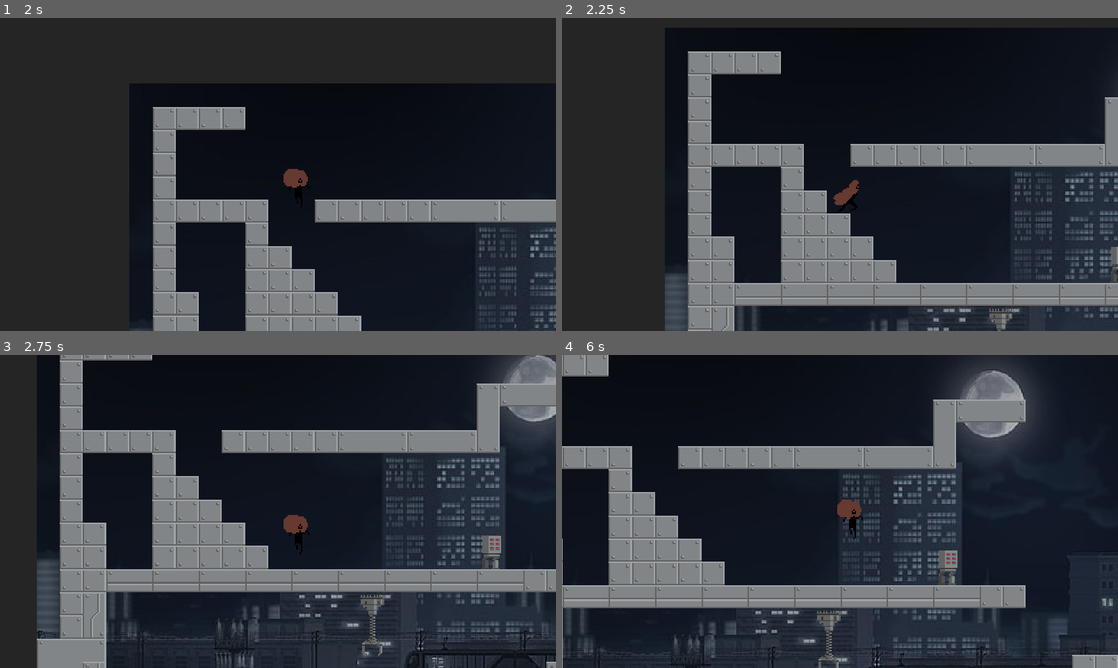
Above: before the commit, frames 1-4 (two rows, left to right).
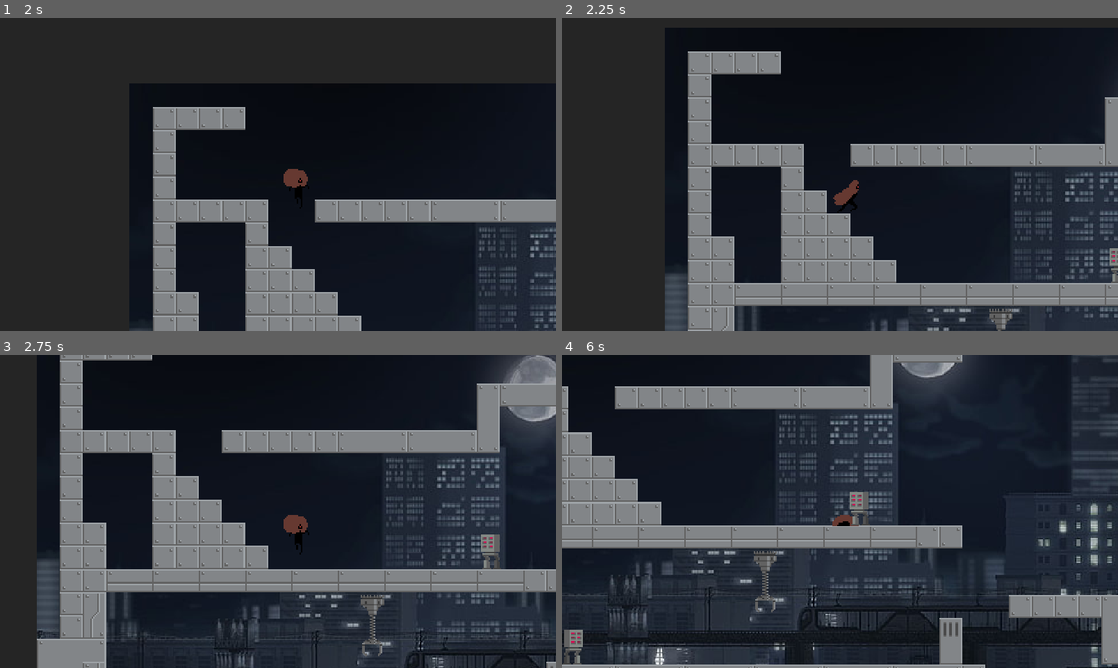
Above: after the commit, the same moments.

Repository: CWSwastik/Void-Escape
Game: Godot game, scene res://main.tscn
Two runs of this game, one before a commit and one after it. Both use one fixed random seed, a clock stepped at 60 frames per second and the inputs below.
Inputs:
- Up to frame 1 (2 s): click "Play" at 0.5 s; hold D (move_right) from 1.28 s (still down); tap Space (jump) at 1.52 s
- Up to frame 2 (2.25 s): keep holding D (move_right)
- Up to frame 3 (2.75 s): keep holding D (move_right); tap Space (jump) at 2.27 s
- Up to frame 4 (6 s): release D (move_right) at 2.78 s; hold A (move_left) 2.78-3.53 s; hold D (move_right) 3.53-5.03 s; tap Space (jump) at 3.77, 4.52, 5.27 s; hold A (move_left) 5.03-5.78 s; hold D (move_right) from 5.78 s (still down)

Frame 1 is identical in both runs. In frame 2, 0.1% of the frame differs, in the area x 98-100%, y 73-85%; in frame 3, 0.3%; in frame 4, 50%, in the area x 0-100%, y 0-100%.

Commit message:
feat: Add death

Diff:
--- a/Enemies/red_enemy.gd
+++ b/Enemies/red_enemy.gd
@@ -1,20 +1,21 @@
 extends CharacterBody2D
 
-var SPEED = 50
+var SPEED = 250
 var gravity = ProjectSettings.get_setting("physics/2d/default_gravity")
 @onready var player = $"../../Player"
 var chase = false
 @onready var SPRITE = $AnimatedSprite2D
 @onready var player_detection = $PlayerDetection/CollisionShape2D
+@onready var player_killer = $PlayerKill/CollisionShape2D
+
+@export var face_left: bool = false
 
 func _on_player_detection_body_entered(body):
 	if body.name == "Player":
 		chase = true
 
-func _on_player_detection_body_exited(body):
-	if body.name == "Player":
-		chase = false
-		SPRITE.animation = "Idle"
+func _on_player_detection_body_exited(_body):
+	pass
 
 func _physics_process(delta):
 	if not is_on_floor():
@@ -25,12 +26,36 @@
 
 		SPRITE.animation = "Walk"
 		velocity.x = dir.x * SPEED
+		if dir.x < 0:
+			face_left = true
+		else:
+			face_left = false
+		if (player.position - self.position).length() > 250:
+			chase = false
+			SPRITE.animation = "Idle"
 	else:
 		velocity.x = 0
+
 	SPRITE.flip_h = velocity.x < 0
+	if face_left and velocity.x == 0:
+		SPRITE.flip_h = true
+
 	if SPRITE.flip_h:
 		player_detection.position.x = -50
+		player_killer.position.x = -2.5
 	else:
 		player_detection.position.x = 50
+		player_killer.position.x = 2.5
+	move_and_slide()
 
-	move_and_slide()
+
+func _on_player_hack_body_entered(_body):
+	# TODO: Add Hacking
+	pass
+
+
+func _on_player_kill_body_entered(body):
+	if body.name == "Player":
+		body.killed = true
+		chase = false
+		SPRITE.animation = "Idle"
--- a/Enemies/red_enemy.tscn
+++ b/Enemies/red_enemy.tscn
@@ -106,6 +106,12 @@
 [sub_resource type="RectangleShape2D" id="RectangleShape2D_so3dk"]
 size = Vector2(100, 11)
 
+[sub_resource type="RectangleShape2D" id="RectangleShape2D_7ej4u"]
+size = Vector2(5, 24)
+
+[sub_resource type="RectangleShape2D" id="RectangleShape2D_uj5sx"]
+size = Vector2(12.5349, 22)
+
 [node name="RedEnemy" type="CharacterBody2D"]
 scale = Vector2(2, 2)
 script = ExtResource("1_gkbnx")
@@ -118,7 +124,7 @@
 sprite_frames = SubResource("SpriteFrames_ba452")
 animation = &"Idle"
 autoplay = "Idle"
-frame_progress = 0.121117
+frame_progress = 0.821281
 
 [node name="PlayerDetection" type="Area2D" parent="."]
 
@@ -126,5 +132,20 @@
 position = Vector2(50, -2)
 shape = SubResource("RectangleShape2D_so3dk")
 
+[node name="PlayerHack" type="Area2D" parent="."]
+
+[node name="CollisionShape2D" type="CollisionShape2D" parent="PlayerHack"]
+position = Vector2(-7, 4)
+shape = SubResource("RectangleShape2D_7ej4u")
+
+[node name="PlayerKill" type="Area2D" parent="."]
+
+[node name="CollisionShape2D" type="CollisionShape2D" parent="PlayerKill"]
+position = Vector2(1.77121, 4.5)
+scale = Vector2(0.993831, 1)
+shape = SubResource("RectangleShape2D_uj5sx")
+
 [connection signal="body_entered" from="PlayerDetection" to="." method="_on_player_detection_body_entered"]
 [connection signal="body_exited" from="PlayerDetection" to="." method="_on_player_detection_body_exited"]
+[connection signal="body_entered" from="PlayerHack" to="." method="_on_player_hack_body_entered"]
+[connection signal="body_entered" from="PlayerKill" to="." method="_on_player_kill_body_entered"]
--- a/Player/player.gd
+++ b/Player/player.gd
@@ -1,15 +1,21 @@
 extends CharacterBody2D
 
 
+var killed = false
 const SPEED = 200.0
 const JUMP_VELOCITY = -435.0
 @onready var SPRITE = $AnimatedSprite2D
-
+var facing_left = false
 # Get the gravity from the project settings to be synced with RigidBody nodes.
 var gravity = ProjectSettings.get_setting("physics/2d/default_gravity")
 
 
 func _physics_process(delta):
+	if killed:
+		SPRITE.animation = "Death"
+		velocity.x = 0
+		move_and_slide()
+		return
 
 	if not is_on_floor():
 		if (abs(velocity.x) > 500): # TODO: Figure this out
@@ -35,6 +41,10 @@
 	var direction = Input.get_axis("move_left", "move_right")
 	if direction:
 		velocity.x = direction * SPEED
+		if direction < 0:
+			facing_left = true
+		else:
+			facing_left = false
 	else:
 		velocity.x = move_toward(velocity.x, 0, SPEED)
 
@@ -43,3 +53,5 @@
 
 
 	SPRITE.flip_h = velocity.x < 0
+	if facing_left and velocity.x == 0:
+		SPRITE.flip_h = true
--- a/Player/player.tscn
+++ b/Player/player.tscn
@@ -1,7 +1,8 @@
-[gd_scene load_steps=24 format=3 uid="uid://dg60eb86ociip"]
+[gd_scene load_steps=32 format=3 uid="uid://dg60eb86ociip"]
 
 [ext_resource type="Script" path="res://Player/player.gd" id="1_0jcqu"]
 [ext_resource type="Texture2D" uid="uid://bh2dxekvxe7pv" path="res://assets/player/vaga/idle.png" id="2_hv02m"]
+[ext_resource type="Texture2D" uid="uid://dmbqrn31347gd" path="res://assets/player/vaga/death-cropped.png" id="2_mkrgt"]
 [ext_resource type="Texture2D" uid="uid://ciat7uv40fim7" path="res://assets/player/vaga/jump.png" id="3_03nni"]
 [ext_resource type="Texture2D" uid="uid://cg5qqxmlntcpv" path="res://assets/player/vaga/run.png" id="3_fqlro"]
 [ext_resource type="Texture2D" uid="uid://c2kynbqj6o11i" path="res://assets/player/vaga/jump-flip.png" id="4_f25ro"]
@@ -9,6 +10,34 @@
 [sub_resource type="RectangleShape2D" id="RectangleShape2D_wytws"]
 size = Vector2(24, 48)
 
+[sub_resource type="AtlasTexture" id="AtlasTexture_nmhl6"]
+atlas = ExtResource("2_mkrgt")
+region = Rect2(0, 0, 130, 74)
+
+[sub_resource type="AtlasTexture" id="AtlasTexture_iedw2"]
+atlas = ExtResource("2_mkrgt")
+region = Rect2(130, 0, 130, 74)
+
+[sub_resource type="AtlasTexture" id="AtlasTexture_hh8g2"]
+atlas = ExtResource("2_mkrgt")
+region = Rect2(260, 0, 130, 74)
+
+[sub_resource type="AtlasTexture" id="AtlasTexture_dpe1r"]
+atlas = ExtResource("2_mkrgt")
+region = Rect2(390, 0, 130, 74)
+
+[sub_resource type="AtlasTexture" id="AtlasTexture_4cq6q"]
+atlas = ExtResource("2_mkrgt")
+region = Rect2(520, 0, 130, 74)
+
+[sub_resource type="AtlasTexture" id="AtlasTexture_08elm"]
+atlas = ExtResource("2_mkrgt")
+region = Rect2(0, 74, 130, 74)
+
+[sub_resource type="AtlasTexture" id="AtlasTexture_5dxs6"]
+atlas = ExtResource("2_mkrgt")
+region = Rect2(130, 74, 130, 74)
+
 [sub_resource type="AtlasTexture" id="AtlasTexture_gh141"]
 atlas = ExtResource("2_hv02m")
 region = Rect2(64, 121, 64, 71)
@@ -75,6 +104,32 @@
 
 [sub_resource type="SpriteFrames" id="SpriteFrames_q3k6y"]
 animations = [{
+"frames": [{
+"duration": 1.0,
+"texture": SubResource("AtlasTexture_nmhl6")
+}, {
+"duration": 1.0,
+"texture": SubResource("AtlasTexture_iedw2")
+}, {
+"duration": 1.0,
+"texture": SubResource("AtlasTexture_hh8g2")
+}, {
+"duration": 1.0,
+"texture": SubResource("AtlasTexture_dpe1r")
+}, {
+"duration": 1.0,
+"texture": SubResource("AtlasTexture_4cq6q")
+}, {
+"duration": 1.0,
+"texture": SubResource("AtlasTexture_08elm")
+}, {
+"duration": 100.0,
+"texture": SubResource("AtlasTexture_5dxs6")
+}],
+"loop": true,
+"name": &"Death",
+"speed": 5.0
+}, {
 "frames": [{
 "duration": 1.0,
 "texture": SubResource("AtlasTexture_gh141")
@@ -155,6 +210,6 @@
 position = Vector2(2, -7)
 scale = Vector2(0.663542, 0.729167)
 sprite_frames = SubResource("SpriteFrames_q3k6y")
-animation = &"Idle"
+animation = &"Death"
 autoplay = "Idle"
-frame_progress = 0.911477
+frame_progress = 0.44815
--- a/world.tscn
+++ b/world.tscn
@@ -1260,7 +1260,7 @@
 scale = Vector2(2, 2)
 tile_set = SubResource("TileSet_3hyej")
 format = 2
-layer_0/tile_data = PackedInt32Array(1114115, 262144, 3, 111 …(3293 unchanged characters)…  3, 196629, 262144, 3, 196630, 327680, 3)
+layer_0/tile_data = PackedInt32Array(1114115, 262144, 3, 111 …(3293 unchanged characters)…  3, 196629, 262144, 3, 196630, 327680, 3, 1179654, 720896, 10, 1245190, 720896, 13)
 
 [node name="Player" parent="." instance=ExtResource("2_bfys1")]
 position = Vector2(90, 129)
@@ -1276,6 +1276,7 @@
 
 [node name="RedEnemy" parent="Mobs" instance=ExtResource("4_4hyri")]
 position = Vector2(628, 302)
+face_left = true
 
 [node name="RedEnemy2" parent="Mobs" instance=ExtResource("4_4hyri")]
 position = Vector2(198, 509)
Not shown: 1 places in Enemies/red_enemy.tscn that only renumber resources
Binary file added: assets/player/vaga/death-cropped.png
Not shown, added: assets/player/vaga/death-cropped.png.import
